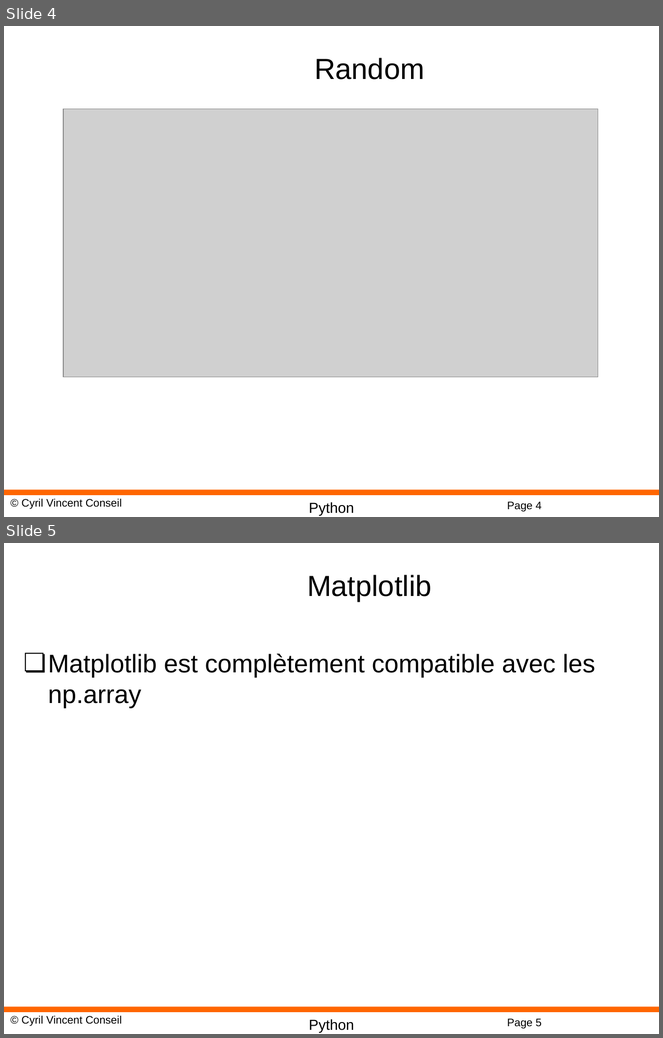
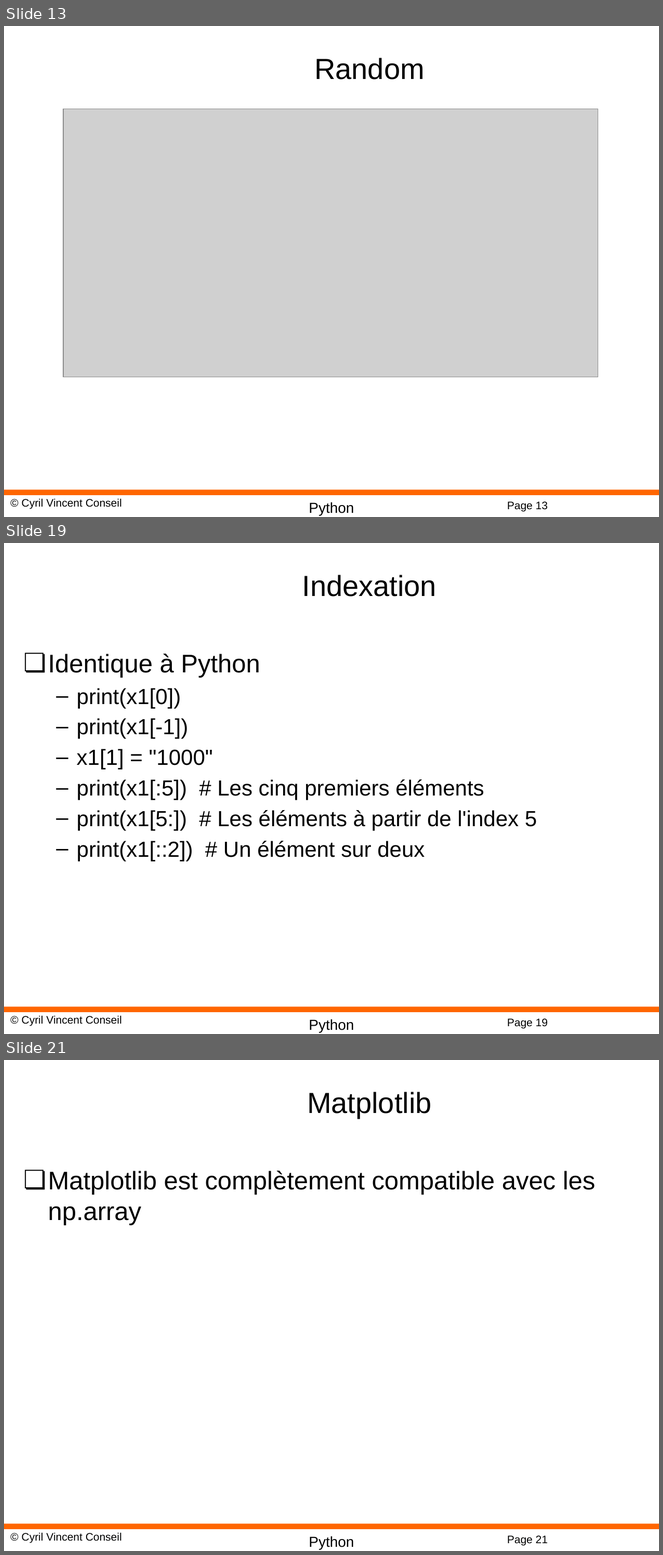
Before and after one commit to cyrilvincent/math, a slide deck: ppt/PythonMath06-Numpy.pptx. Shown one above the other, each under a label of ours: slides 4 and 5 before the commit, slides 13, 19 and 21 after it; the slides between them are not shown. The pictures are 663x1038 and 663x1555 pixels, drawn with LibreOffice and Linux fonts; fonts in the diff are those of the drawing; grey boxes stand for pictures; background and template pictures are left out. Boxes give left, top, right and bottom in pixels: in the first picture for what was removed or moved away, otherwise in the second. Text is boxed around its words. In the diff, an @@ line names an element or a change of style, - is before the commit and + after.

```diff
--- a/ppt/PythonMath06-Numpy.pptx
+++ b/ppt/PythonMath06-Numpy.pptx
@@ slide 19 added at [4, 543, 659, 1034], background #FFFFFF; not listed: 4 template elements that a slide beside it also shows @@
@@ title added at [302, 575, 437, 597], 32 pt, text #000000 @@
+Indexation
@@ text added at [48, 654, 537, 861], 24 pt, text #000000 @@
+❏ Identique à Python
+  – print(x1[0])
+  – print(x1[-1])
+  – x1[1] = "1000"
+  – print(x1[:5]) # Les cinq premiers éléments
+  – print(x1[5:]) # Les éléments à partir de l'index 5
+  – print(x1[::2]) # Un élément sur deux
@@ what was slide 4 is now slide 13 @@
@@ page number at [507, 502, 548, 512]: text changed @@
-Page 4
+Page 13
@@ what was slide 5 is now slide 21 @@
@@ page number at [507, 1536, 548, 1546]: text changed @@
-Page 5
+Page 21
```
Also in this commit, not shown: 1 slide changed, 16 other slides added, 6 other files.
